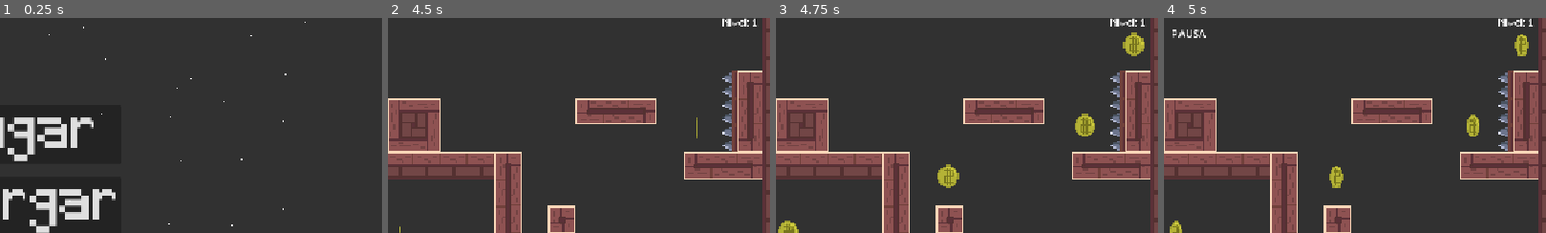
Above: before the commit, frames 1-4 (left to right).
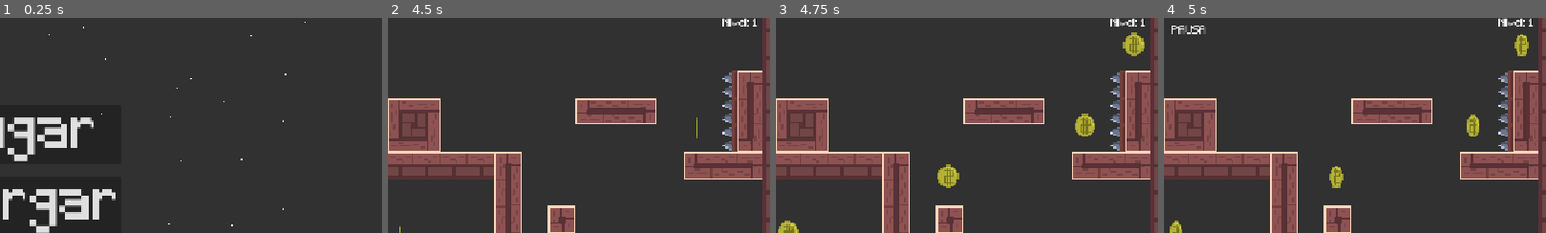
Above: after the commit, the same moments.

Repository: Marcausente/KnightGame2DGodot
Game: Godot game, scene res://Escenas/MenuPrincipal/menu_principal.tscn
Same seed, same stepped clock (60 frames per second), same inputs: the game is played once before the commit and once after it.
Inputs:
- Up to frame 1 (0.25 s): no input
- Up to frame 2 (4.5 s): click "Cargar" at 0.5 s; hold D (derecha) 1.28-2.78 s; tap W (saltar) at 1.52, 2.27, 3.77 s; hold A (izquierda) 2.78-3.53 s; hold D (derecha) from 3.53 s (still down)
- Up to frame 3 (4.75 s): keep holding D (derecha); tap W (saltar) at 4.52 s
- Up to frame 4 (5 s): keep holding D (derecha); tap Escape (pausa) at 4.9 s
The pictures show only the part of the screen within x 47-97%, y 6-56%; the shares and areas given below are measured in that part.

Frames 1-3 are identical in both runs. In frame 4, 0.4% of the frame differs, in the area x 2-11%, y 3-10%.

Commit message:
FEAT: Fuente de letra cambiada en el texto de la pausa

Diff:
--- a/Escenas/escena_principal/controlador_pausa.gd
+++ b/Escenas/escena_principal/controlador_pausa.gd
@@ -5,7 +5,7 @@
 func _input(event: InputEvent) -> void: #Esta funcion recibe un evento input, es decir, que se apriete algo
 	if event.is_action_pressed("pausa") and get_tree().paused == false: #Si se aprieta el boton que tenemos configurado para la pausa
 		get_tree().paused = true #Pone la pausa
-		texto_pausa.visible = true
+		texto_pausa.visible = true #Se muestra el texto de texto_pausa
 	elif event.is_action_pressed("pausa") and get_tree().paused == true: #Si se aprieta el boton de pausa Y ya estaba pausado
 		get_tree().paused = false #Quita la pausa
-		texto_pausa.visible = false
+		texto_pausa.visible = false #Se quita el texto de texto_pausa
--- a/Escenas/texto_pausa/texto_pausa.tscn
+++ b/Escenas/texto_pausa/texto_pausa.tscn
@@ -1,4 +1,6 @@
 [gd_scene format=3 uid="uid://bl5wvpugnmbqu"]
+
+[ext_resource type="FontFile" uid="uid://c2xxyyhegs15v" path="res://Fuentes/pixelfuente.ttf" id="1_3257f"]
 
 [node name="texto_pausa" type="Control" unique_id=1822708110]
 layout_mode = 3
@@ -14,4 +16,5 @@
 offset_top = 19.0
 offset_right = 602.0
 offset_bottom = 42.0
+theme_override_fonts/font = ExtResource("1_3257f")
 text = "PAUSA"
